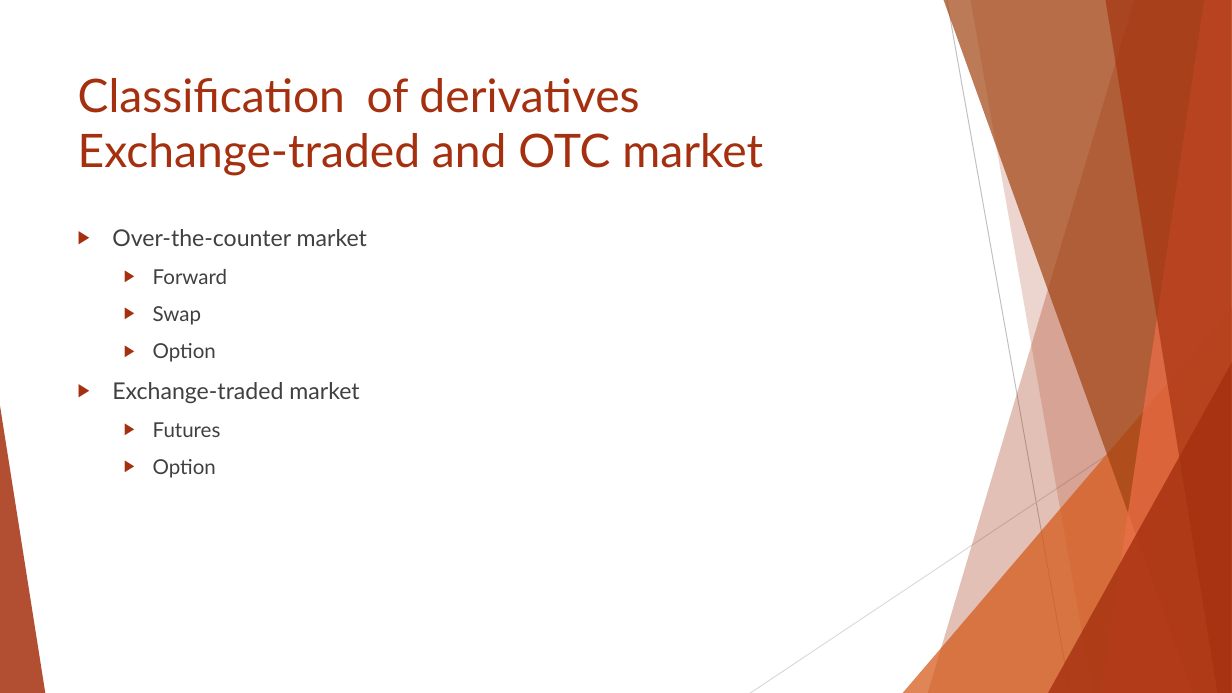
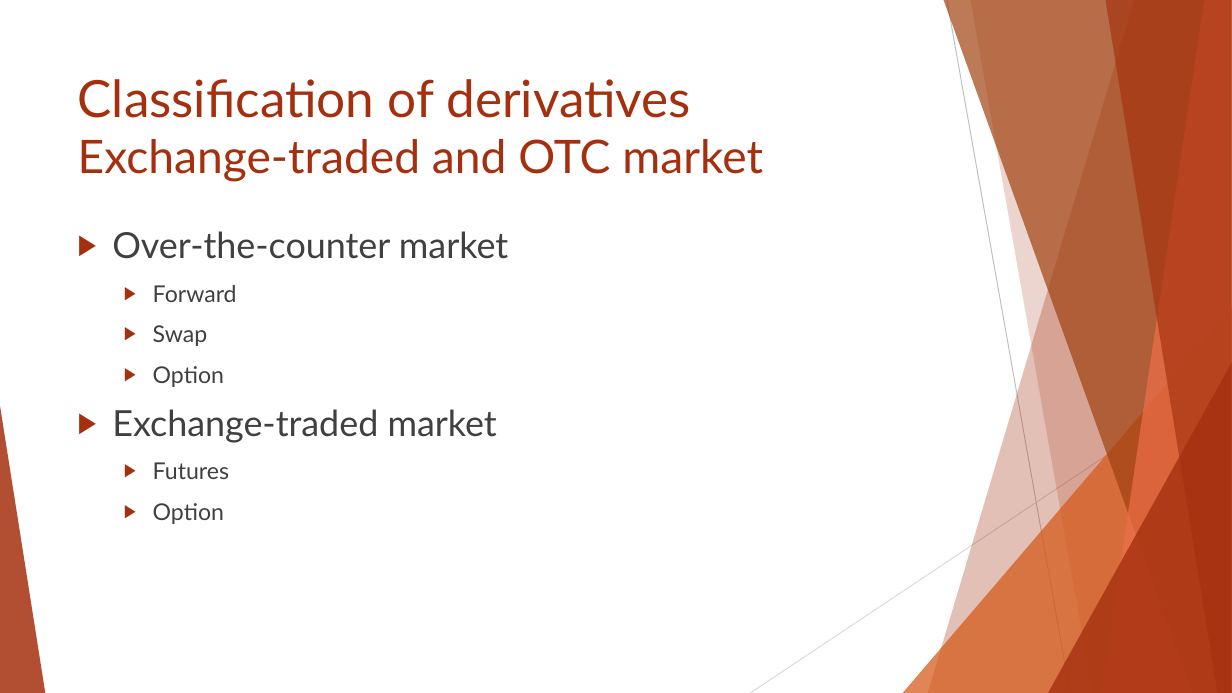
Before and after one commit to Isco0530/data, a slide deck: slide 47 of Reading 45.pptx. Drawn at 1232x693 pixels with LibreOffice and Linux fonts; fonts in the diff are those of the drawing. Boxes give left, top, right and bottom in pixels: in the first picture for what was removed or moved away, otherwise in the second. Text is boxed around its words. In the diff, an @@ line names an element or a change of style, - is before the commit and + after.

```diff
--- a/Reading 45.pptx
+++ b/Reading 45.pptx
@@ title "Classification of derivatives Exchange-traded and ..." at [78, 79, 763, 182]: size 36 to 40 pt in "Classification of derivatives" @@
@@ text "Over-the-counter market" at [112, 231, 508, 524]: size 18 to 28 pt in "Over-the-counter market", "Exchange-traded market"; size 16 to 18 pt in "Forward", "Swap", "Option", "Futures" and 1 more places @@
```
Also in this commit, not shown: 11 other slides changed, 3 slides added.
